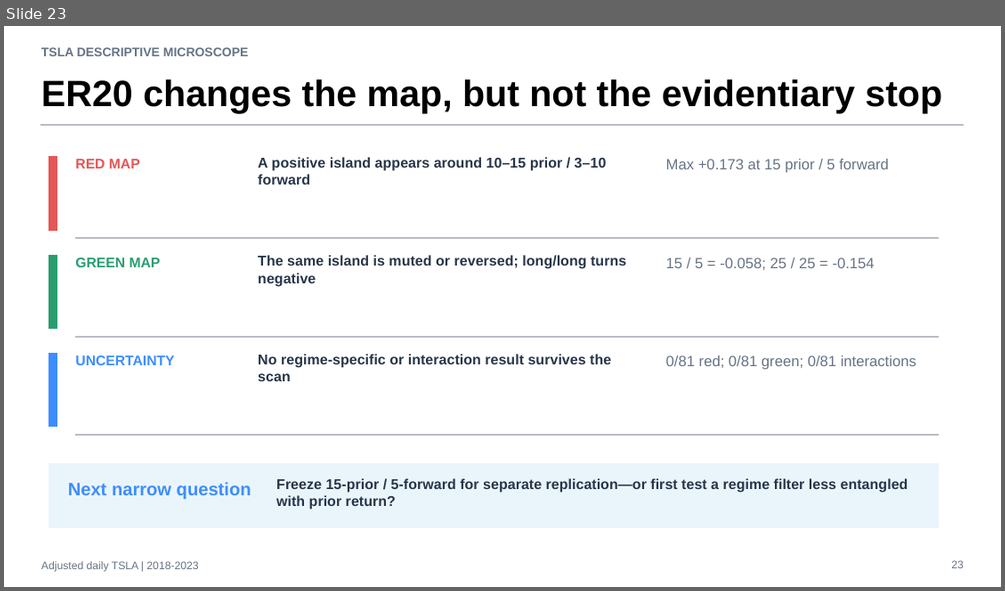
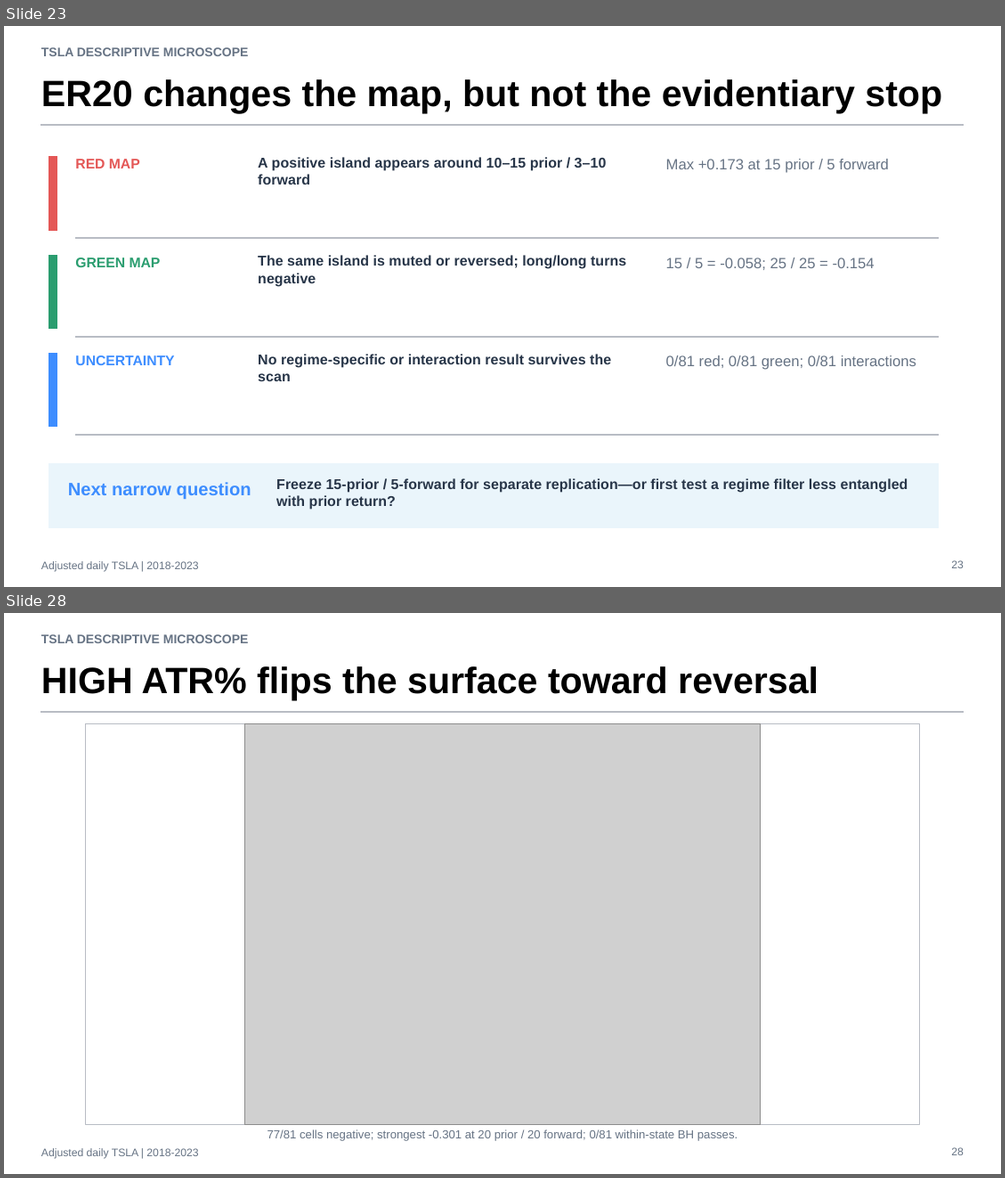
Before and after one commit to Francisc0Franc0/Time-Series-Modeling-Gen5, a slide deck: operator_hypothesis_lab/presentations/tsla_descriptive_microscope_evidence.pptx. Shown one above the other, each under a label of ours: slide 23 before the commit, slides 23 and 28 after it; the slides between them are not shown. The pictures are 1005x591 and 1005x1178 pixels, drawn with LibreOffice and Linux fonts; fonts in the diff are those of the drawing; grey boxes stand for pictures. Boxes give left, top, right and bottom in pixels: in the first picture for what was removed or moved away, otherwise in the second. Text is boxed around its words. In the diff, an @@ line names an element or a change of style, - is before the commit and + after.

Commit message:
Condition TSLA return grid on ATR percent states

```diff
--- a/operator_hypothesis_lab/presentations/tsla_descriptive_microscope_evidence.pptx
+++ b/operator_hypothesis_lab/presentations/tsla_descriptive_microscope_evidence.pptx
@@ slide 28 added at box(4, 613, 1001, 1174), background #FFFFFF @@
@@ text added at box(41, 634, 249, 643), 12 pt, text #667384, bold @@
+TSLA DESCRIPTIVE MICROSCOPE
@@ text added at box(41, 666, 818, 700), 35.2 pt, text #000000, bold @@
+HIGH ATR% flips the surface toward reversal
@@ rectangle added at box(41, 711, 963, 713), fill #B8BCC4, outline #B8BCC4 0 pt @@
@@ rectangle added at box(86, 723, 919, 1125), fill #FFFFFF, outline #B8BCC4 0.75 pt @@
@@ picture added at box(245, 723, 760, 1125) @@
@@ text added at box(267, 1129, 737, 1141), 11.2 pt, text #667384 @@
+77/81 cells negative; strongest -0.301 at 20 prior / 20 forward; 0/81 within-state BH passes.
@@ text added at box(41, 1148, 198, 1159), 10.5 pt, text #667384 @@
+Adjusted daily TSLA | 2018-2023
@@ text added at box(951, 1147, 963, 1155), 10.5 pt, text #667384 @@
+28
```
Also in this commit, not shown: 6 other slides added, 3 other files.
